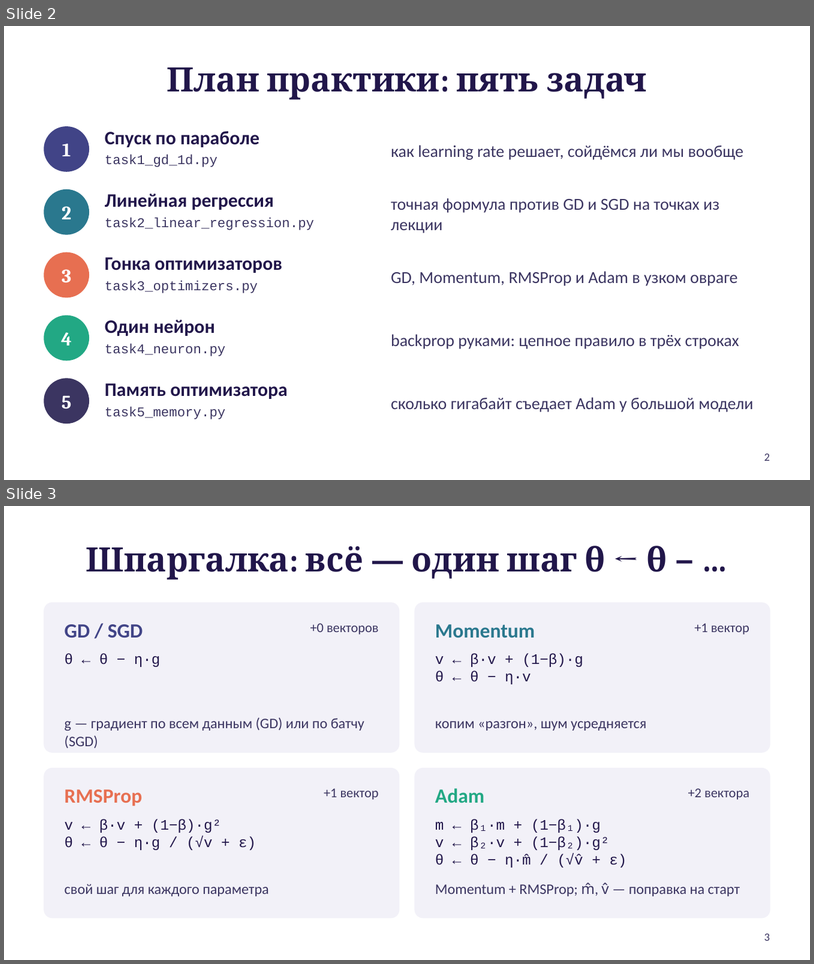
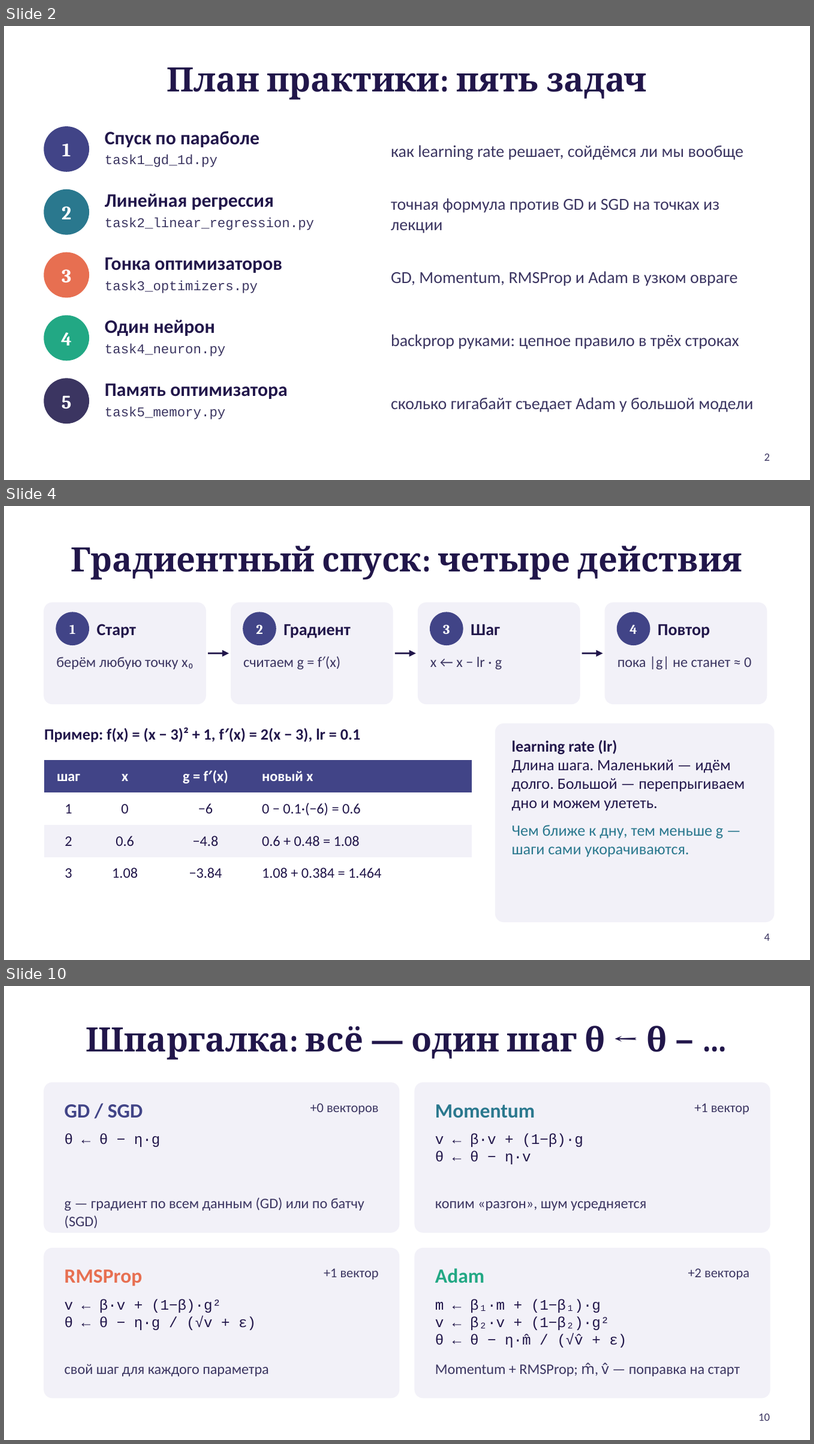
Before and after one commit to Fil-maker/Java_algorithms, a slide deck: src/lesson5/gradient_practice.pptx. Shown one above the other, each under a label of ours: slides 2 and 3 before the commit, slides 2, 4 and 10 after it; the slides between them are not shown. The pictures are 814x964 and 814x1444 pixels, drawn with LibreOffice and Linux fonts; fonts in the diff are those of the drawing. Boxes give left, top, right and bottom in pixels: in the first picture for what was removed or moved away, otherwise in the second. Text is boxed around its words. In the diff, an @@ line names an element or a change of style, - is before the commit and + after.

```diff
--- a/src/lesson5/gradient_practice.pptx
+++ b/src/lesson5/gradient_practice.pptx
@@ slide 4 added at bbox=[4, 506, 810, 960], background #FFFFFF @@
@@ title added at bbox=[71, 546, 743, 580], 30 pt, text #21164A, bold @@
+Градиентный спуск: четыре действия
@@ rounded rectangle added at bbox=[44, 603, 206, 703], fill #F2F1F8, outline #F2F1F8 1 pt @@
@@ ellipse added at bbox=[56, 612, 89, 645], fill #414487, outline #414487 1 pt @@
@@ rounded rectangle added at bbox=[231, 603, 393, 703], fill #F2F1F8, outline #F2F1F8 1 pt @@
@@ ellipse added at bbox=[243, 612, 276, 645], fill #414487, outline #414487 1 pt @@
@@ rounded rectangle added at bbox=[419, 603, 580, 703], fill #F2F1F8, outline #F2F1F8 1 pt @@
@@ ellipse added at bbox=[431, 612, 463, 645], fill #414487, outline #414487 1 pt @@
@@ rounded rectangle added at bbox=[606, 603, 767, 703], fill #F2F1F8, outline #F2F1F8 1 pt @@
@@ ellipse added at bbox=[618, 612, 650, 645], fill #414487, outline #414487 1 pt @@
@@ text added at bbox=[69, 625, 75, 634], 12 pt, text #FFFFFF, bold @@
+1
@@ text added at bbox=[97, 624, 136, 638], 15 pt, text #21164A, bold @@
+Старт
@@ text added at bbox=[256, 625, 263, 634], 12 pt, text #FFFFFF, bold @@
+2
@@ text added at bbox=[284, 624, 350, 638], 15 pt, text #21164A, bold @@
+Градиент
@@ text added at bbox=[443, 625, 450, 634], 12 pt, text #FFFFFF, bold @@
+3
@@ text added at bbox=[471, 624, 500, 635], 15 pt, text #21164A, bold @@
+Шаг
@@ text added at bbox=[630, 625, 637, 634], 12 pt, text #FFFFFF, bold @@
+4
@@ text added at bbox=[658, 624, 710, 638], 15 pt, text #21164A, bold @@
+Повтор
@@ text added at bbox=[56, 657, 194, 669], 13 pt, text #3B3561 @@
+берём любую точку x₀
@@ arrow added from (208, 653) to (229, 653), #21164A 1.5 pt @@
@@ text added at bbox=[243, 656, 341, 669], 13 pt, text #3B3561 @@
+считаем g = f′(x)
@@ arrow added from (395, 653) to (416, 653), #21164A 1.5 pt @@
@@ text added at bbox=[431, 657, 502, 669], 13 pt, text #3B3561 @@
+x ← x − lr · g
@@ arrow added from (582, 653) to (603, 653), #21164A 1.5 pt @@
@@ text added at bbox=[618, 656, 752, 669], 13 pt, text #3B3561 @@
+пока |g| не станет ≈ 0
@@ text added at bbox=[44, 727, 360, 742], 14 pt, text #21164A, bold @@
+Пример: f(x) = (x − 3)² + 1, f′(x) = 2(x − 3), lr = 0.1
@@ rounded rectangle added at bbox=[496, 724, 774, 921], fill #F2F1F8, outline #F2F1F8 1 pt @@
@@ text added at bbox=[512, 740, 745, 857], 14 pt, text #21164A @@
+learning rate (lr)
+Длина шага. Маленький — идём долго. Большой — перепрыгиваем дно и можем улететь.
+Чем ближе к дну, тем меньше g — шаги сами укорачиваются.
@@ table added at bbox=[44, 760, 472, 880], 4 rows, 4 columns @@
+шаг | x | g = f′(x) | новый x
+1 | 0 | −6 | 0 − 0.1·(−6) = 0.6
+2 | 0.6 | −4.8 | 0.6 + 0.48 = 1.08
+3 | 1.08 | −3.84 | 1.08 + 0.384 = 1.464
@@ page number added at bbox=[765, 933, 770, 940], 10 pt, text #3B3561 @@
+4
@@ what was slide 3 is now slide 10 @@
@@ page number at bbox=[759, 1413, 770, 1420]: text changed @@
-3
+10
```
Also in this commit, not shown: 4 slides changed, 6 other slides added, 1 other file.
